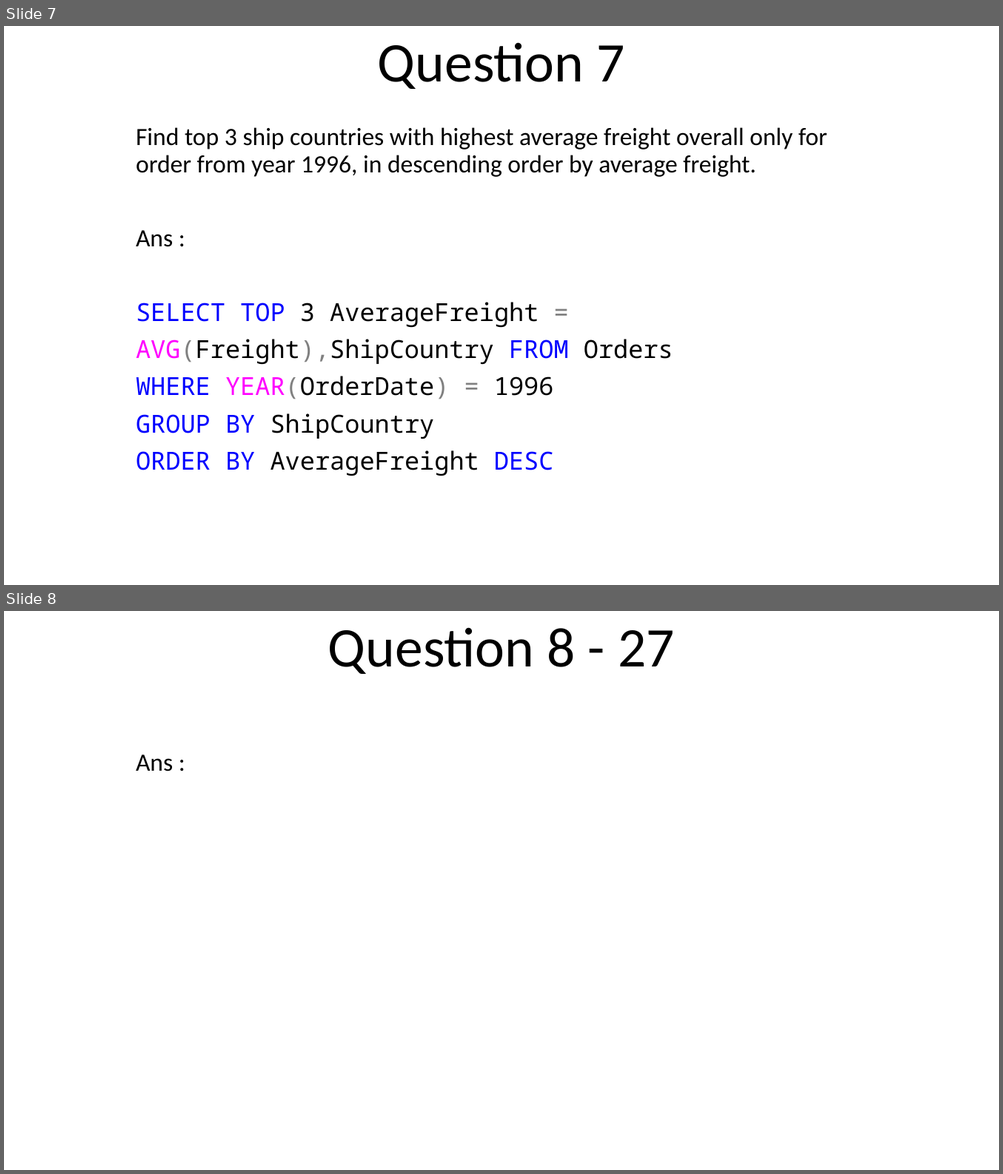
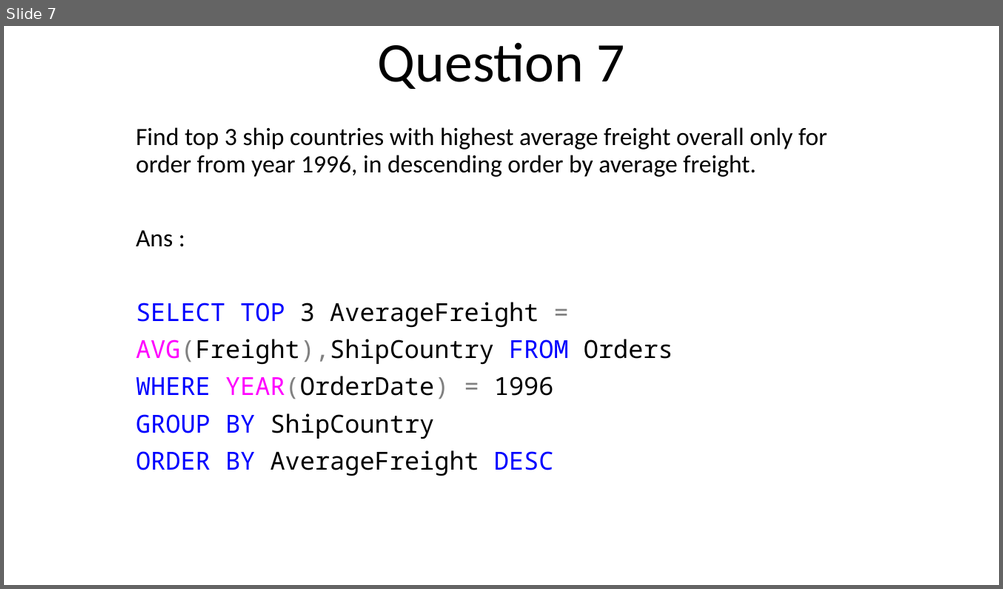
Before and after one commit to KaustubhSathe/sql-challenges, a slide deck: 3. Northwind Challenges/Intermediate-Problems.pptm. Shown one above the other, each under a label of ours: slides 7 and 8 before the commit, slide 7 after it. The pictures are 1003x1174 and 1003x589 pixels, drawn with LibreOffice and Linux fonts; fonts in the diff are those of the drawing. Boxes give left, top, right and bottom in pixels: in the first picture for what was removed or moved away, otherwise in the second. Text is boxed around its words. In the diff, an @@ line names an element or a change of style, - is before the commit and + after.

```diff
--- a/3. Northwind Challenges/Intermediate-Problems.pptm
+++ b/3. Northwind Challenges/Intermediate-Problems.pptm
@@ slide 8 removed at [4, 611, 999, 1170], background #FFFFFF @@
@@ title removed at [328, 627, 674, 674] @@
-Question 8 - 27
@@ subtitle removed at [136, 755, 173, 772] @@
-Ans :
```
Also in this commit, not shown: 3 slides changed, 1 other slide removed, 4 other files.
